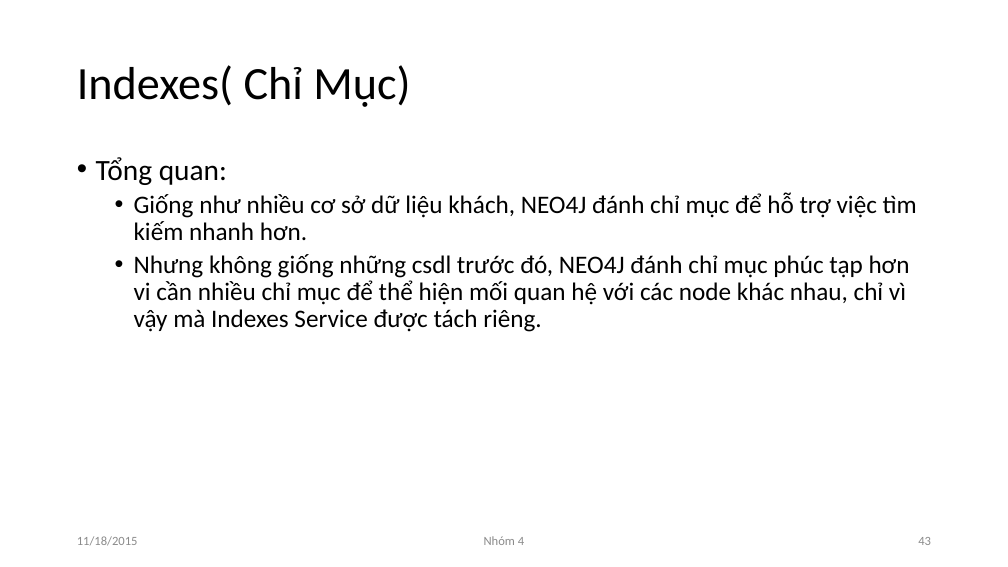
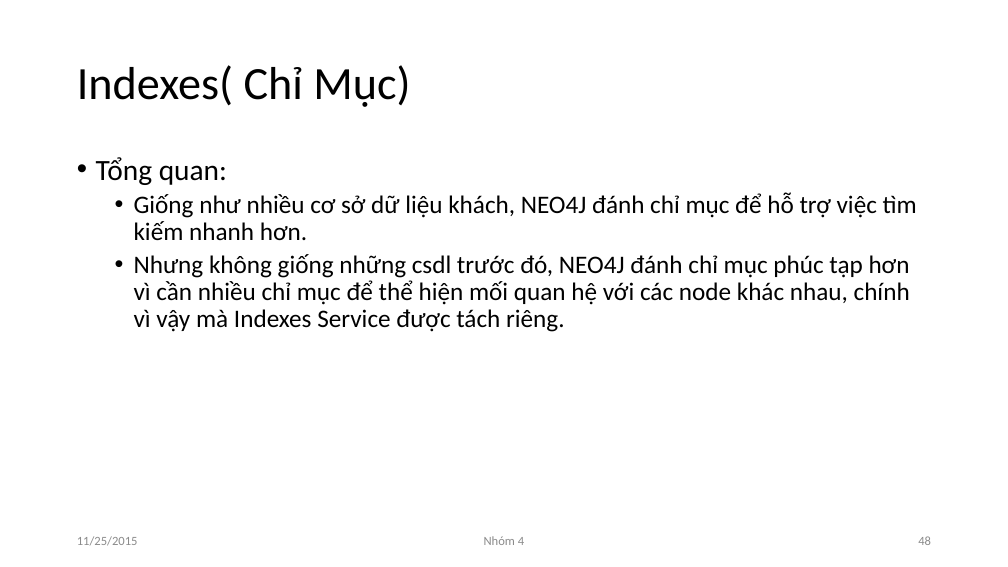
Before and after one commit to NguyenDucHoangLong/Group_4_HTTTHD, a slide deck: slide 48 of Document/Seminar/Slide/N04_SlideThuyetTrinh.pptx (slide 43 before the commit). Drawn at 1008x567 pixels with LibreOffice and Linux fonts; fonts in the diff are those of the drawing. Boxes give left, top, right and bottom in pixels: in the first picture for what was removed or moved away, otherwise in the second. Text is boxed around its words. In the diff, an @@ line names an element or a change of style, - is before the commit and + after.

```diff
--- a/Document/Seminar/Slide/N04_SlideThuyetTrinh.pptx
+++ b/Document/Seminar/Slide/N04_SlideThuyetTrinh.pptx
@@ text at (x1=134, y1=254, x2=910, y2=332): text changed @@
-  • Nhưng không giống những csdl trước đó, NEO4J đánh chỉ mục phúc tạp hơn vi cần nhiều chỉ mục để thể hiện mối quan hệ với các node khác nhau, chỉ vì vậy mà Indexes Service được tách riêng.
+  • Nhưng không giống những csdl trước đó, NEO4J đánh chỉ mục phúc tạp hơn vì cần nhiều chỉ mục để thể hiện mối quan hệ với các node khác nhau, chính vì vậy mà Indexes Service được tách riêng.
@@ text at (x1=77, y1=536, x2=138, y2=546): text changed @@
-11/18/2015
+11/25/2015
@@ page number at (x1=918, y1=536, x2=931, y2=545): text changed @@
-43
+48
```
Also in this commit, not shown: 72 other slides changed, 6 slides added, 7 slides removed, 1 other file.
